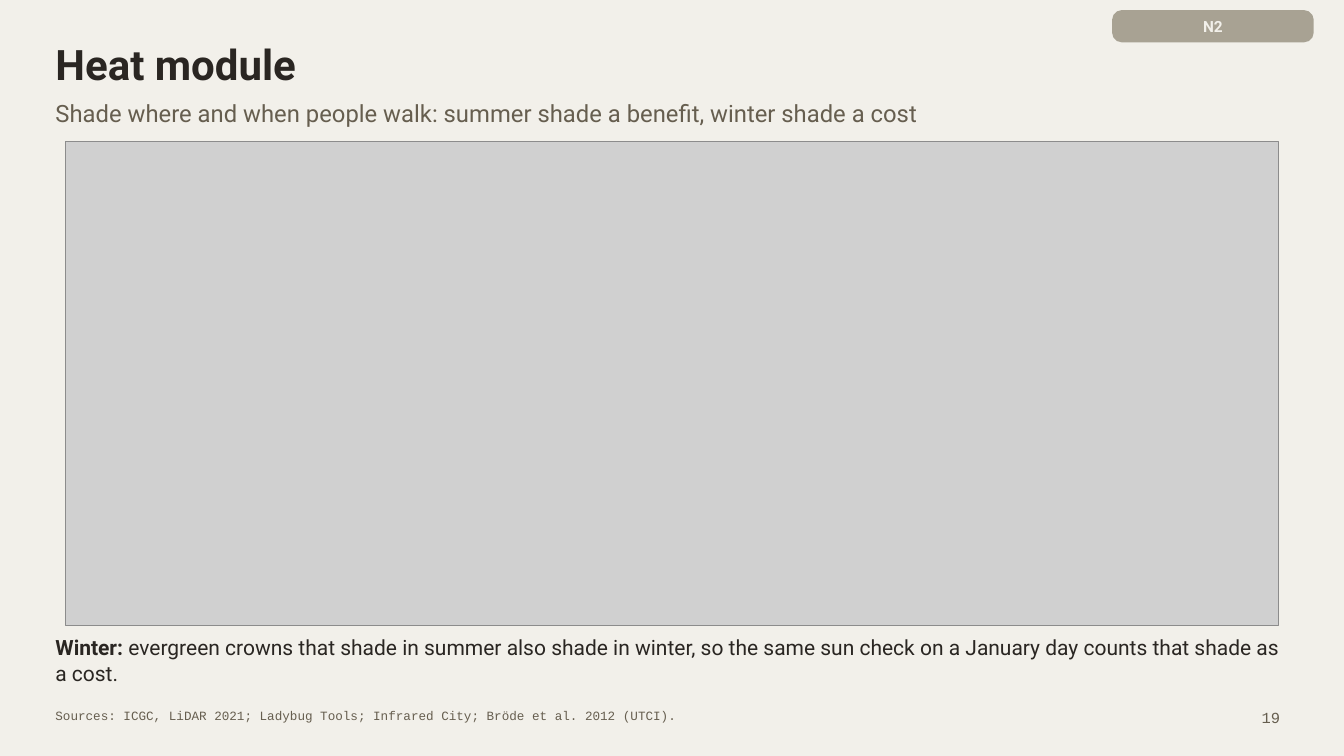
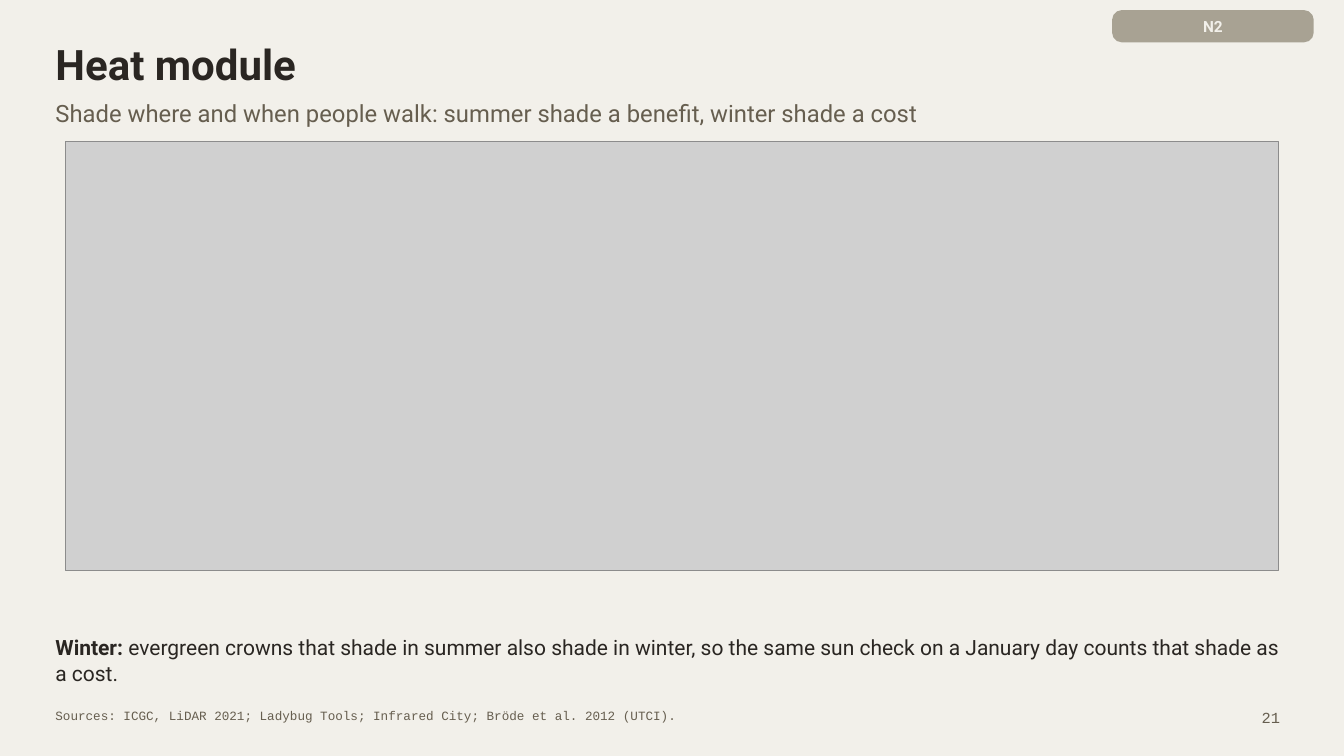
Before and after one commit to giofox96/shade-and-sponge, a slide deck: slide 21 of slides/final/shade_and_sponge_final_new.pptx (slide 19 before the commit). Drawn at 1344x756 pixels with LibreOffice and Linux fonts; fonts in the diff are those of the drawing; grey boxes stand for pictures. Boxes give left, top, right and bottom in pixels: in the first picture for what was removed or moved away, otherwise in the second. Text is boxed around its words. In the diff, an @@ line names an element or a change of style, - is before the commit and + after.

```diff
--- a/slides/final/shade_and_sponge_final_new.pptx
+++ b/slides/final/shade_and_sponge_final_new.pptx
@@ picture: place and size @@
-picture at (66, 141, 1278, 626)
+picture at (66, 141, 1278, 571)
@@ page number at (1262, 713, 1280, 723): text changed @@
-19
+21
```
Also in this commit, not shown: 6 other slides changed, 3 slides added, 14 other files.
